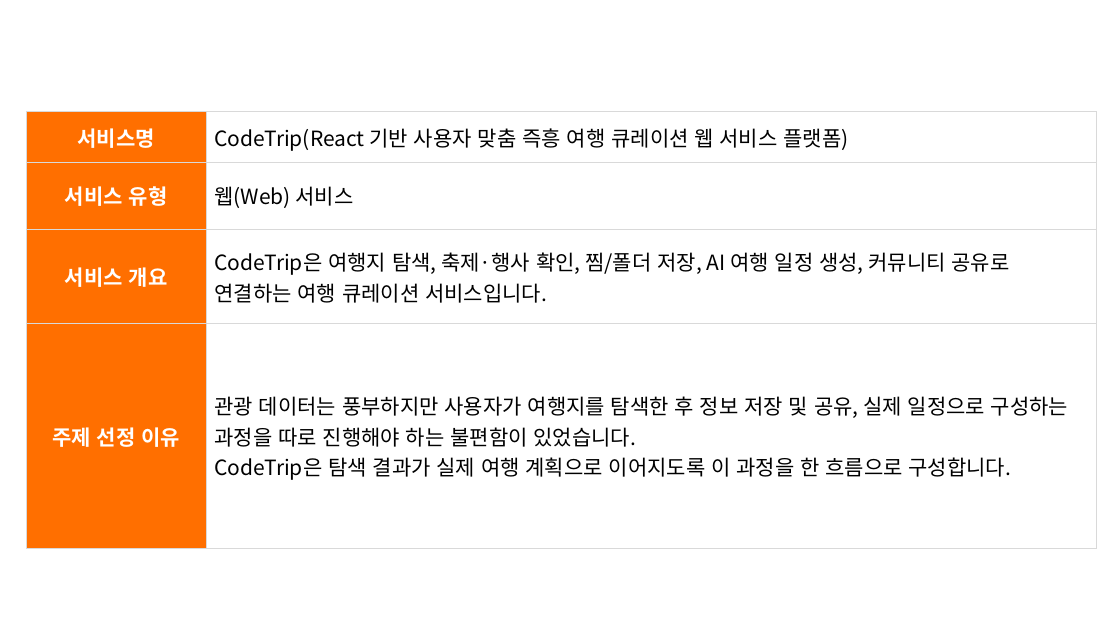
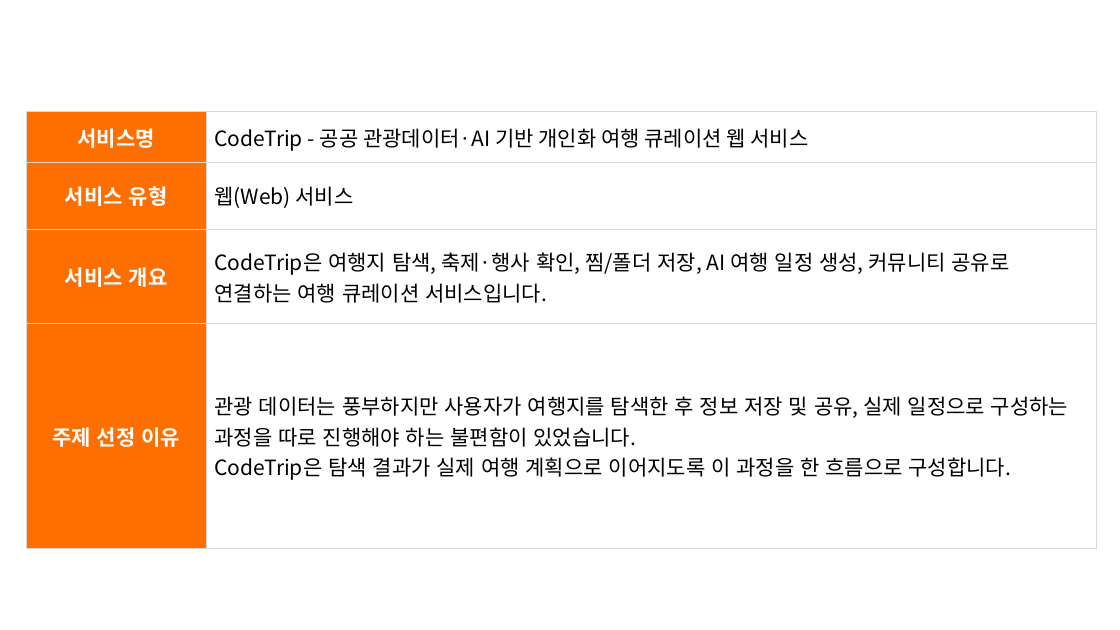
Before and after one commit to dorigum/CodeTrip-firebase-log, a slide deck: slide 2 of output/contest/2026 관광데이터 활용 공모전 웹앱 개발 부문 기능설명서 최종_CodeTrip(구도연).pptx. Drawn at 1120x630 pixels with LibreOffice and Linux fonts; fonts in the diff are those of the drawing; background and template pictures are left out. Boxes give left, top, right and bottom in pixels: in the first picture for what was removed or moved away, otherwise in the second. Text is boxed around its words. In the diff, an @@ line names an element or a change of style, - is before the commit and + after.

```diff
--- a/output/contest/2026 관광데이터 활용 공모전 웹앱 개발 부문 기능설명서 최종_CodeTrip(구도연).pptx
+++ b/output/contest/2026 관광데이터 활용 공모전 웹앱 개발 부문 기능설명서 최종_CodeTrip(구도연).pptx
@@ table at (26, 112, 1096, 548) @@
-row 1, column 2: CodeTrip(React 기반 사용자 맞춤 즉흥 여행 큐레이션 웹 서비스 플랫폼)
+row 1, column 2: CodeTrip - 공공 관광데이터·AI 기반 개인화 여행 큐레이션 웹 서비스
```
Also in this commit, not shown: 7 other slides changed, 1 slide added, 1 other file.
